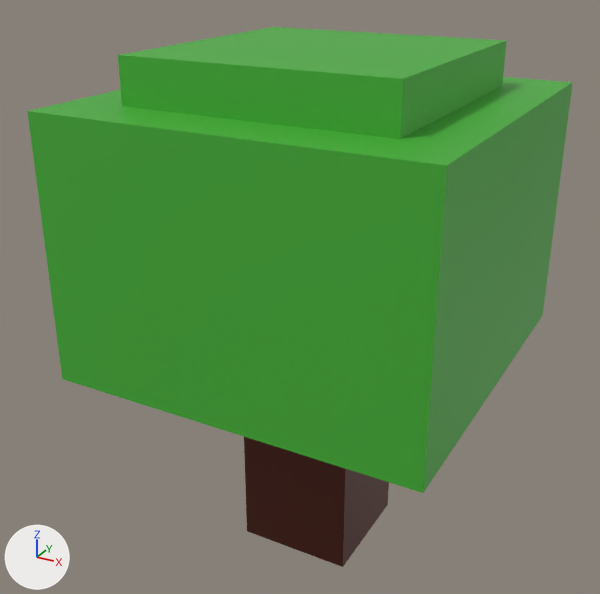
A saved change to the glTF model examples/heights/tree.glb.
Both versions are drawn from a camera (50 mm lens) standing at (4.15, -8.07, 7.21) and looking at (-0.26, -0.06, 3.21). The axes (+X, +Y, +Z) are drawn at lower left. The lights are the same throughout. Where no turn or scale is listed for an object, it has been applied to the vertices.

The scene before the commit, as lines of its bpy script (objects in view):
```python
mat_material_001 = principled_material('Material.001')
mat_material_001.base_color = (0.0871, 0.00922, 0.0)  # brown #531800
mat_material_001.roughness = 0.4
mat_material_002 = principled_material('Material.002')
mat_material_002.base_color = (0.0589, 0.429, 0.0365)  # green #45af36
me_cube_001 = bpy.data.meshes.new('Cube.001')
me_cube_001.from_pydata(...)  # 24 vertices, 36 faces; spans x -2.16..2.16, y -2.16..2.16, z 0.0..6.1
# faces by material slot: [10, 26]
me_cube_001.materials.append(mat_material_001)  # brown #531800
me_cube_001.materials.append(mat_material_002)  # green #45af36
ob_cube = bpy.data.objects.new('Cube', me_cube_001)
ob_cube.location = (0.0, 0.0, 0.0)
```
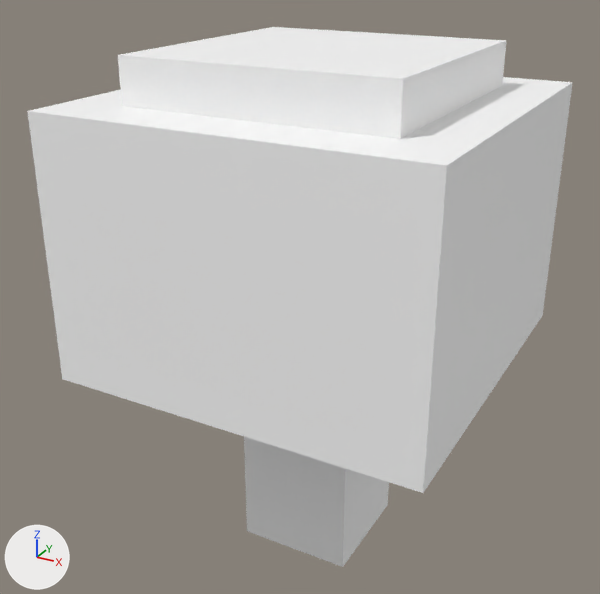
Changed parts and their boxes [x1, y1, x2, y2] in the pictures (600 x 594 px):
'Cube', recoloured (green to white): [27, 27, 573, 567] in both

The edits, one by one:
Material 'Material.001' (mat_material_001) changes colour from brown #531800 to white #ffffff; in linear values from (0.0871, 0.00922, 0.0) to (1.0, 1.0, 1.0).
Material 'Material.002' (mat_material_002) changes colour from green #45af36 to white #ffffff; in linear values from (0.0589, 0.429, 0.0365) to (1.0, 1.0, 1.0).
